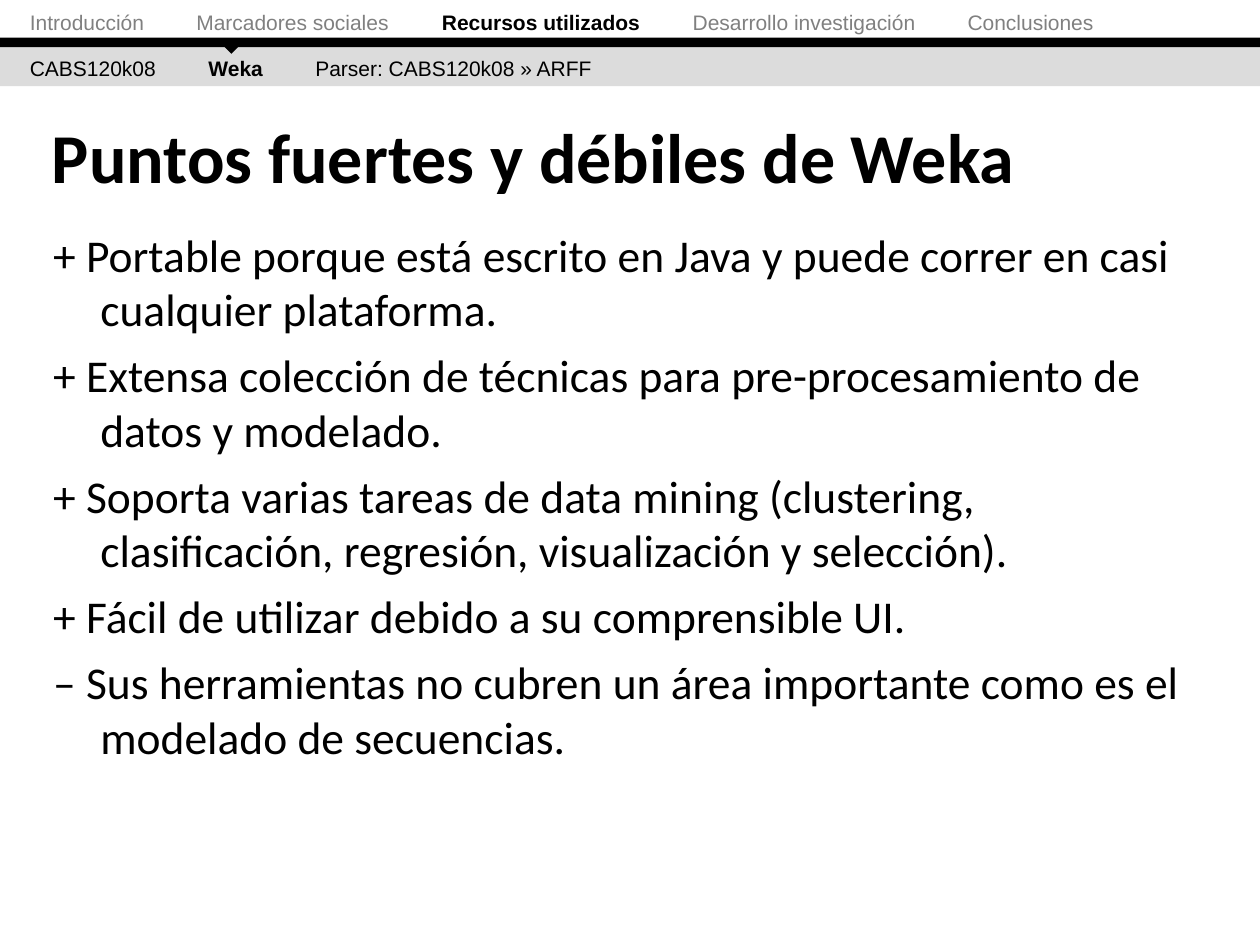
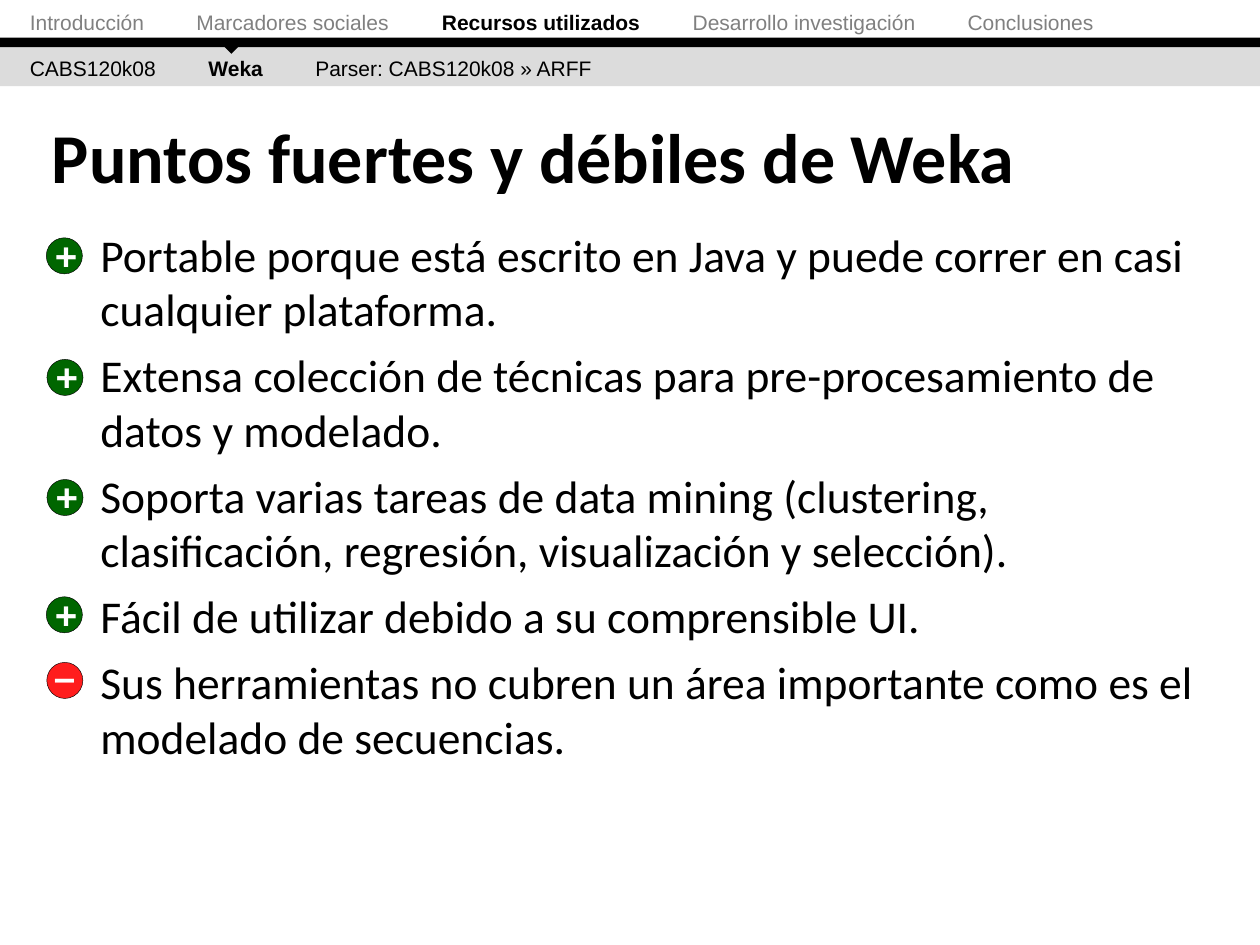
Before and after one commit to ak907kenai/nicotournetesis, a slide deck: slide 24 of docs_trunk/Nicolás Tourné - Presentación Tesis (v2).ppt (slide 27 before the commit). Drawn at 1260x945 pixels with LibreOffice and Linux fonts; fonts in the diff are those of the drawing. Boxes give left, top, right and bottom in pixels: in the first picture for what was removed or moved away, otherwise in the second. Text is boxed around its words. In the diff, an @@ line names an element or a change of style, - is before the commit and + after.

```diff
--- a/docs_trunk/Nicolás Tourné - Presentación Tesis (v2).ppt
+++ b/docs_trunk/Nicolás Tourné - Presentación Tesis (v2).ppt
@@ text added at (x1=37, y1=226, x2=96, y2=285), 22 pt, text #FFFFFF, bold @@
++
@@ ellipse added at (x1=47, y1=238, x2=83, y2=275), fill #006600, outline #000000 0.26 pt @@
@@ text at (x1=100, y1=240, x2=1192, y2=755): text changed @@
-+ Portable porque está escrito en Java y puede correr en casi cualquier plataforma.
-+ Extensa colección de técnicas para pre-procesamiento de datos y modelado.
-+ Soporta varias tareas de data mining (clustering, clasificación, regresión, visualización y selección).
-+ Fácil de utilizar debido a su comprensible UI.
-– Sus herramientas no cubren un área importante como es el modelado de secuencias.
+Portable porque está escrito en Java y puede correr en casi cualquier plataforma.
+Extensa colección de técnicas para pre-procesamiento de datos y modelado.
+Soporta varias tareas de data mining (clustering, clasificación, regresión, visualización y selección).
+Fácil de utilizar debido a su comprensible UI.
+Sus herramientas no cubren un área importante como es el modelado de secuencias.
@@ text added at (x1=37, y1=346, x2=96, y2=406), 22 pt, text #FFFFFF, bold @@
++
@@ ellipse added at (x1=47, y1=359, x2=83, y2=396), fill #006600, outline #000000 0.26 pt @@
@@ text added at (x1=37, y1=466, x2=96, y2=525), 22 pt, text #FFFFFF, bold @@
++
@@ ellipse added at (x1=47, y1=480, x2=83, y2=517), fill #006600, outline #000000 0.26 pt @@
@@ text added at (x1=37, y1=585, x2=96, y2=644), 22 pt, text #FFFFFF, bold @@
++
@@ ellipse added at (x1=47, y1=597, x2=83, y2=634), fill #006600, outline #000000 0.26 pt @@
@@ text added at (x1=32, y1=646, x2=97, y2=706), 22 pt, text #FFFFFF, bold @@
+–
@@ ellipse added at (x1=47, y1=663, x2=83, y2=699), fill #FF1D1D, outline #000000 0.26 pt @@
```
Also in this commit, not shown: 19 other slides changed, 3 slides removed.
